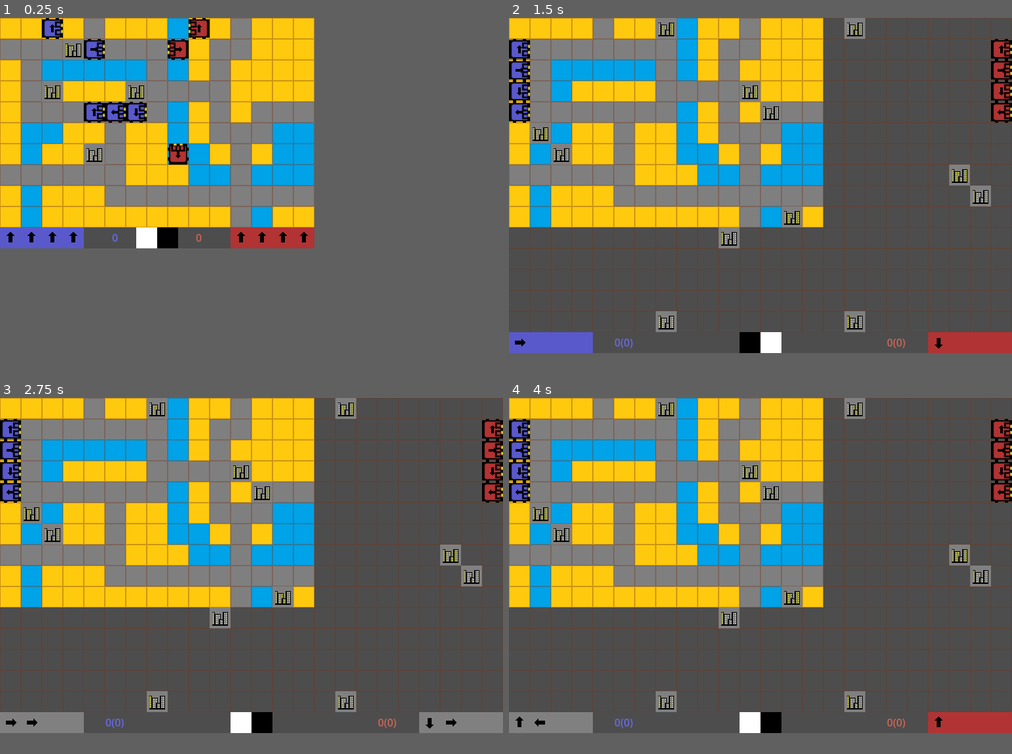
Above: before the commit, frames 1-4 (two rows, left to right).
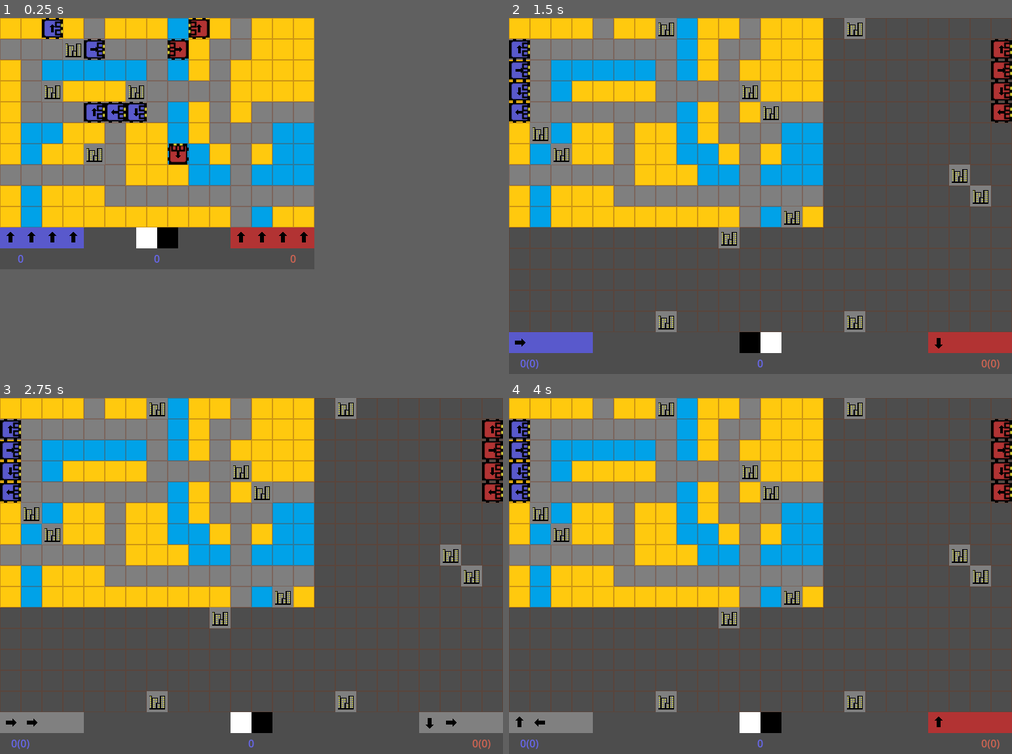
Above: after the commit, the same moments.

Repository: jelcofdice/MarchingBeat
Game: Godot game, scene res://Map.tscn
The game is run twice, just before and just after one commit, with the same random seed, the same clock (stepped at 60 frames per second) and the same inputs.
Inputs:
- Up to frame 1 (0.25 s): no input
- Up to frame 2 (1.5 s): tap Enter at 0.5 s; hold D (player1_right) 0.53-1.28 s; tap Down (player2_down) at 0.6 s; tap Space (spacebar) at 1.25 s; hold S (player1_down) from 1.28 s (still down); tap Left (player2_left) at 1.35 s
- Up to frame 3 (2.75 s): release S (player1_down) at 2.03 s; hold D (player1_right) from 2.03 s (still down); tap Right (player2_right) at 2.1 s
- Up to frame 4 (4 s): tap Enter at 2.75 s; release D (player1_right) at 2.78 s; hold W (player1_up) 2.78-3.53 s; tap Up (player2_up) at 2.85 s; tap Space (spacebar) at 3.5, 3.6 s; hold A (player1_left) from 3.53 s (still down)
In our replay, in frame 1 the window is 480x352 before the commit and 480x384 after it. These sizes can differ from the game's own. Grey fills any space a smaller window leaves; there, only what the larger window draws over its background counts as a difference.

The runs differ from the first frame. In frame 1, less than 0.1% of the frame differs, in the area x 3-59%, y 60-69%; in frame 2, 0.2%, in the area x 2-98%, y 90-99%; in frame 3, 0.2%; in frame 4, 0.2%.

Commit message:
refactor(ui): Reorganises UI with sub-controls to make placing UI elements correclty simpler

Diff:
--- a/Map.gd
+++ b/Map.gd
@@ -161,7 +161,7 @@
 func resize_window():
     $GridOutline.size = grid_size * tile_size
     $Grid.grid_size = grid_size
-    var viewport_size: Vector2i = Vector2i(grid_size.x, grid_size.y+1) * tile_size
+    var viewport_size: Vector2i = Vector2i(grid_size.x, grid_size.y+2) * tile_size
     get_viewport().size = viewport_size
     $HUD.size = viewport_size
 
--- a/Map.tscn
+++ b/Map.tscn
@@ -35,7 +35,7 @@
 anchor_right = 0.0
 anchor_bottom = 0.0
 offset_right = 480.0
-offset_bottom = 352.0
+offset_bottom = 384.0
 grow_horizontal = 1
 grow_vertical = 1
 
--- a/hud.gd
+++ b/hud.gd
@@ -6,6 +6,12 @@
 const color_2: Color = Color(1.0, 1.0, 1.0)
 var even: bool = true
 
+@onready var beat_indicator_left: ColorRect = $BottomBar.get_node("VisualBeatIndicator").get_node("BeatIndicatorLeft")
+@onready var beat_indicator_right: ColorRect = $BottomBar.get_node("VisualBeatIndicator").get_node("BeatIndicatorRight")
+@onready var score_cards: Array[Label] = [
+    $BottomBar.get_node("ScoreCard"),
+    $BottomBar.get_node("ScoreCard2")
+]
 
 func _ready():
     SignalBus.beat.connect(_on_beat)
@@ -17,19 +23,19 @@
 
 func _on_beat():
     if even:
-        $BeatIndicatorLeft.color = color_1
-        $BeatIndicatorRight.color = color_2
+        beat_indicator_left.color = color_1
+        beat_indicator_right.color = color_2
     else:
-        $BeatIndicatorLeft.color = color_2
-        $BeatIndicatorRight.color = color_1
+        beat_indicator_left.color = color_2
+        beat_indicator_right.color = color_1
     even = !even
 
 func _on_resized():
     pass
 
 func _on_new_scores(scores: Array[Map.PlayerScore_]) -> void:
-    $ScoreCard.text = str(scores[0].marginal) + '(' + str(scores[0].total) + ')'
-    $ScoreCard2.text = str(scores[1].marginal) + '(' + str(scores[1].total) + ')'
+    for i in range(2):
+        score_cards[i].text = str(scores[i].marginal) + '(' + str(scores[i].total) + ')'
 
 func set_tile_size(value: int) -> void:
     tile_size = value
@@ -40,7 +46,7 @@
             child.size = tile_size
         elif child is Label: # Scorecards
             child.anchor_offsets.top = -tile_size
-    $ScoreCard.anchor_offsets.left = 4.5 * tile_size
-    $ScoreCard.anchor_offsets.right = 6.5 * tile_size
-    $ScoreCard2.anchor_offset.right = -4.5 * tile_size
-    $ScoreCard2.anchor_offset.left = -6.5 * tile_size
+    score_cards[0].anchor_offsets.left = 4.5 * tile_size
+    score_cards[0].anchor_offsets.right = 6.5 * tile_size
+    score_cards[1].anchor_offset.right = -4.5 * tile_size
+    score_cards[1].anchor_offset.left = -6.5 * tile_size
--- a/hud.tscn
+++ b/hud.tscn
@@ -12,92 +12,117 @@
 grow_vertical = 2
 script = ExtResource("1_r4i5e")
 
-[node name="Controller" parent="." instance=ExtResource("2_kld8o")]
+[node name="BottomBar" type="Control" parent="."]
+layout_mode = 1
+anchors_preset = 12
+anchor_top = 1.0
+anchor_right = 1.0
+anchor_bottom = 1.0
+offset_top = -64.0
+
+[node name="Controller" parent="BottomBar" instance=ExtResource("2_kld8o")]
+layout_mode = 1
+anchors_preset = 0
+anchor_left = 0.0
+anchor_top = 0.0
+anchor_right = 0.0
+anchor_bottom = 0.0
+offset_left = 0.0
+offset_top = 0.0
+offset_right = 128.0
+offset_bottom = 32.0
+grow_horizontal = 1
+grow_vertical = 1
+size_flags_vertical = 0
+color = Color(0.403922, 0.403922, 0.917647, 1)
+
+[node name="ScoreCard" type="Label" parent="BottomBar"]
 layout_mode = 1
 anchors_preset = 2
-anchor_left = 0.0
 anchor_top = 1.0
-anchor_right = 0.0
 anchor_bottom = 1.0
-offset_left = 0.0
 offset_top = -32.0
-offset_right = 128.0
-offset_bottom = 0.0
-grow_horizontal = 1
+offset_right = 64.0
 grow_vertical = 0
-color = Color(0.403922, 0.403922, 0.917647, 1)
+theme_override_colors/font_color = Color(0.403922, 0.403922, 0.917647, 1)
+text = "0"
+horizontal_alignment = 1
+vertical_alignment = 1
 
-[node name="Controller2" parent="." instance=ExtResource("2_kld8o")]
+[node name="Controller2" parent="BottomBar" instance=ExtResource("2_kld8o")]
+layout_mode = 1
+anchors_preset = 1
+anchor_left = 1.0
+anchor_top = 0.0
+anchor_right = 1.0
+anchor_bottom = 0.0
+offset_left = -128.0
+offset_top = 0.0
+offset_right = 0.0
+offset_bottom = 32.0
+grow_horizontal = 0
+grow_vertical = 1
+color = Color(0.811765, 0.392157, 0.321569, 1)
+team = 1
+
+[node name="ScoreCard2" type="Label" parent="BottomBar"]
 layout_mode = 1
 anchors_preset = 3
 anchor_left = 1.0
 anchor_top = 1.0
 anchor_right = 1.0
 anchor_bottom = 1.0
-offset_left = -128.0
+offset_left = -64.0
 offset_top = -32.0
-offset_right = 0.0
-offset_bottom = 0.0
 grow_horizontal = 0
 grow_vertical = 0
-color = Color(0.811765, 0.392157, 0.321569, 1)
-team = 1
+theme_override_colors/font_color = Color(0.811765, 0.392157, 0.321569, 1)
+text = "0"
+horizontal_alignment = 1
+vertical_alignment = 1
 
-[node name="BeatIndicatorLeft" type="ColorRect" parent="."]
+[node name="VictoryCondition" type="Label" parent="BottomBar"]
 layout_mode = 1
 anchors_preset = 7
 anchor_left = 0.5
 anchor_top = 1.0
 anchor_right = 0.5
 anchor_bottom = 1.0
+offset_left = -32.0
+offset_top = -32.0
 offset_right = 32.0
-offset_bottom = 32.0
 grow_horizontal = 2
-grow_vertical = 0
-rotation = 3.14159
-
-[node name="BeatIndicatorRight" type="ColorRect" parent="."]
-layout_mode = 1
-anchors_preset = -1
-anchor_left = 0.5
-anchor_top = 1.0
-anchor_right = 0.5
-anchor_bottom = 1.0
-offset_right = 32.0
-offset_bottom = 32.0
-grow_horizontal = 2
-grow_vertical = 0
-rotation = 4.71239
-color = Color(0, 0, 0, 1)
-
-[node name="ScoreCard" type="Label" parent="."]
-layout_mode = 1
-anchors_preset = -1
-anchor_top = 1.0
-anchor_bottom = 1.0
-offset_left = 144.0
-offset_top = -32.0
-offset_right = 208.0
 grow_vertical = 0
 theme_override_colors/font_color = Color(0.403922, 0.403922, 0.917647, 1)
 text = "0"
 horizontal_alignment = 1
 vertical_alignment = 1
 
-[node name="ScoreCard2" type="Label" parent="."]
+[node name="VisualBeatIndicator" type="Control" parent="BottomBar"]
+custom_minimum_size = Vector2(64, 32)
 layout_mode = 1
-anchors_preset = -1
+anchors_preset = 5
+anchor_left = 0.5
+anchor_right = 0.5
+offset_left = -32.0
+offset_right = 32.0
+offset_bottom = 32.0
+grow_horizontal = 2
+
+[node name="BeatIndicatorLeft" type="ColorRect" parent="BottomBar/VisualBeatIndicator"]
+layout_mode = 1
+offset_right = 32.0
+offset_bottom = 32.0
+
+[node name="BeatIndicatorRight" type="ColorRect" parent="BottomBar/VisualBeatIndicator"]
+custom_minimum_size = Vector2(32, 32)
+layout_mode = 1
+anchors_preset = 1
 anchor_left = 1.0
-anchor_top = 1.0
 anchor_right = 1.0
-anchor_bottom = 1.0
-offset_left = -208.0
-offset_top = -32.0
-offset_right = -144.0
-grow_vertical = 0
-theme_override_colors/font_color = Color(0.811765, 0.392157, 0.321569, 1)
-text = "0"
-horizontal_alignment = 1
-vertical_alignment = 1
+offset_left = -32.0
+offset_bottom = 32.0
+grow_horizontal = 0
+color = Color(0, 0, 0, 1)
 
 [connection signal="resized" from="." to="." method="_on_resized"]
Not shown, changed: TODO.md
